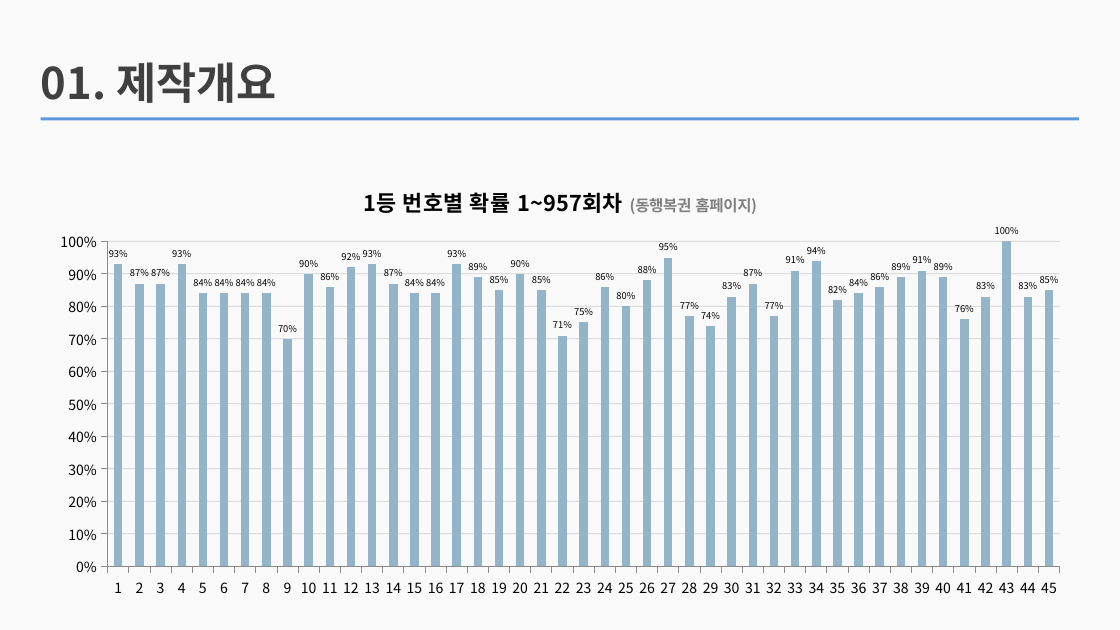
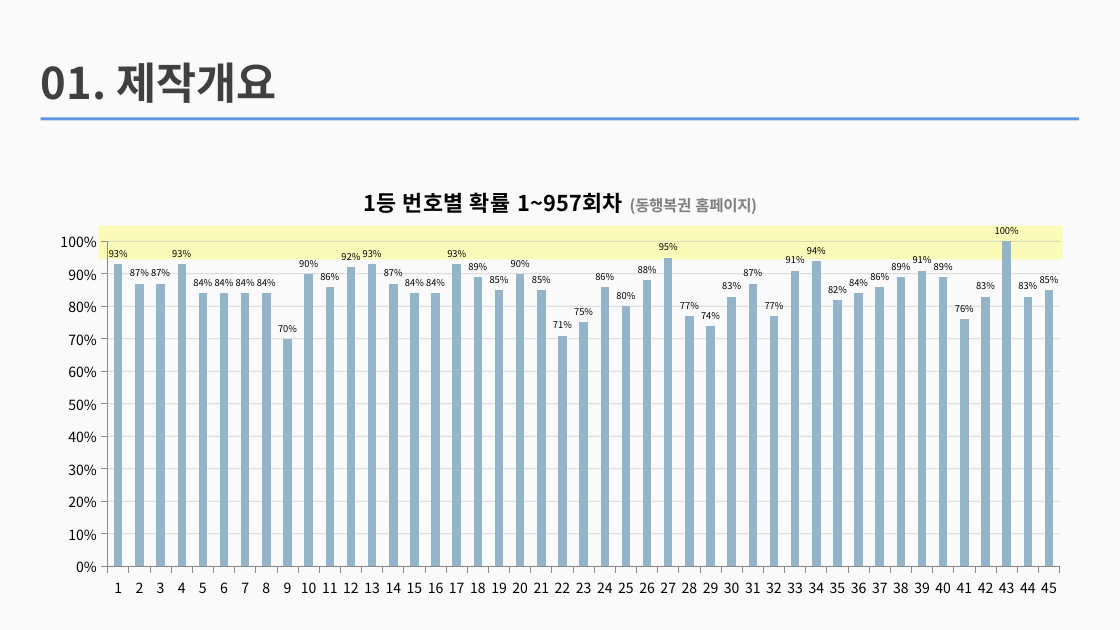
Before and after one commit to jhy0409/jhy0409, a slide deck: slide 3 of 2 vsStudio_P/210408_cSharp_basic_chap5/sukje_lotto/PPT/210409_로또번호 생성기.pptx. Drawn at 1120x630 pixels with LibreOffice and Linux fonts; fonts in the diff are those of the drawing. Boxes give left, top, right and bottom in pixels: in the first picture for what was removed or moved away, otherwise in the second. Text is boxed around its words. In the diff, an @@ line names an element or a change of style, - is before the commit and + after.

```diff
--- a/2 vsStudio_P/210408_cSharp_basic_chap5/sukje_lotto/PPT/210409_로또번호 생성기.pptx
+++ b/2 vsStudio_P/210408_cSharp_basic_chap5/sukje_lotto/PPT/210409_로또번호 생성기.pptx
@@ rectangle added at (x1=99, y1=226, x2=1063, y2=260), fill #FFFF00 at 26% opacity @@
```
Also in this commit, not shown: 5 other slides changed, 1 slide added, 1 slide removed, 37 other files.
